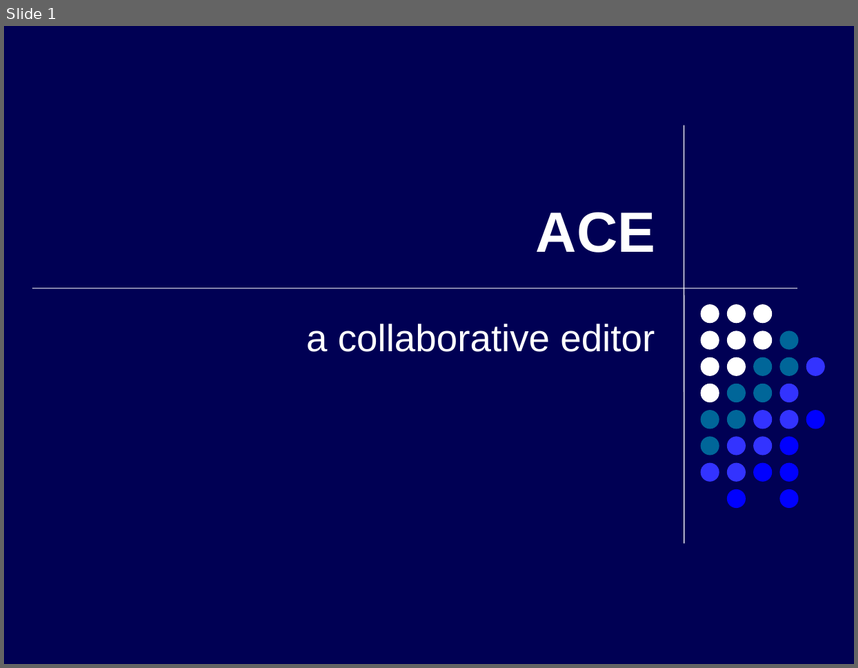
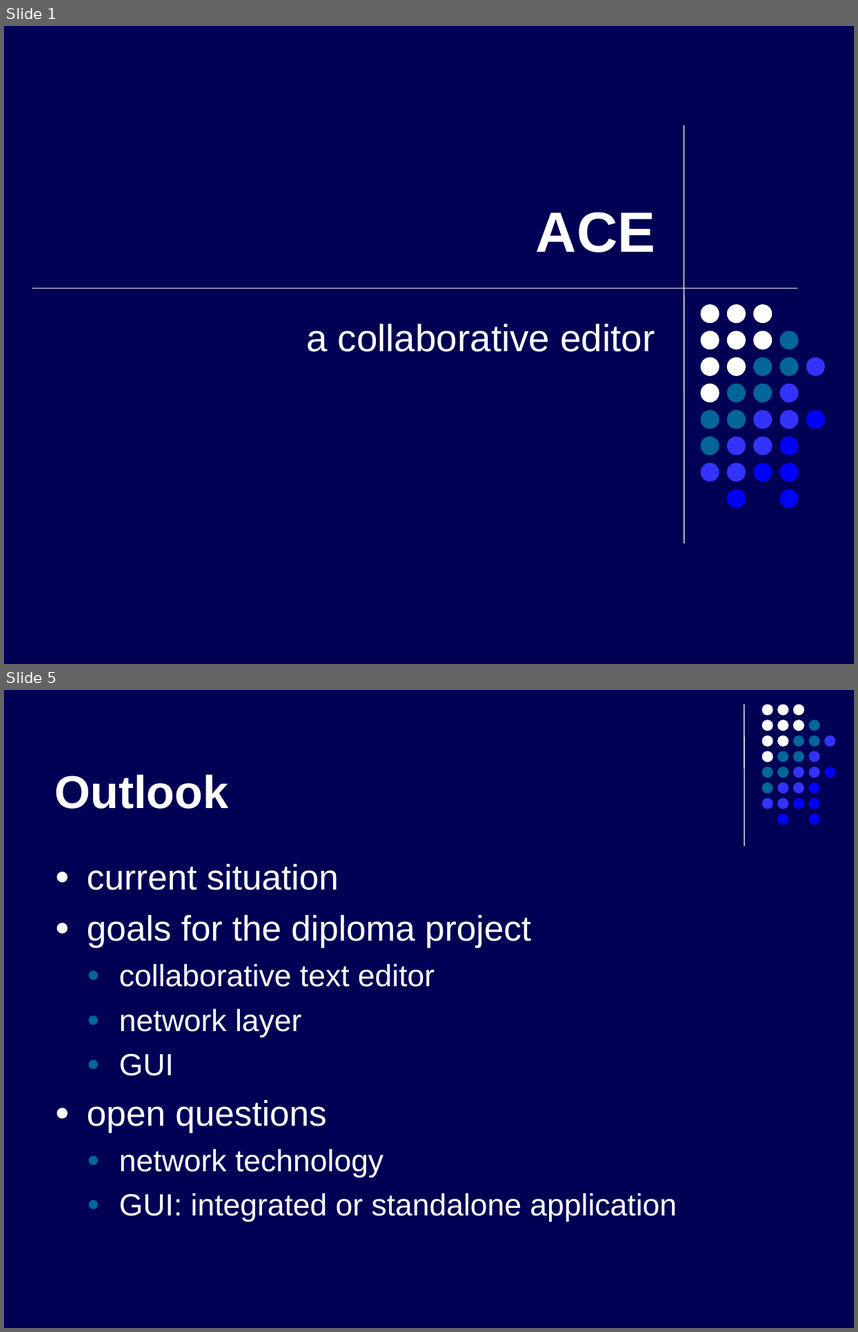
Before and after one commit to kyanha/ace, a slide deck: ace/trunk/doc/presentation/presentation.ppt. Shown one above the other, each under a label of ours: slide 1 before the commit, slides 1 and 5 after it; the slides between them are not shown. The pictures are 858x668 and 858x1332 pixels, drawn with LibreOffice and Linux fonts; fonts in the diff are those of the drawing. Boxes give left, top, right and bottom in pixels: in the first picture for what was removed or moved away, otherwise in the second. Text is boxed around its words. In the diff, an @@ line names an element or a change of style, - is before the commit and + after.

```diff
--- a/ace/trunk/doc/presentation/presentation.ppt
+++ b/ace/trunk/doc/presentation/presentation.ppt
@@ slide 5 added at [4, 690, 854, 1328], background #000054 @@
@@ line added from (744, 704) to (744, 845), #FFFFFF 0.74 pt @@
@@ title added at [55, 774, 229, 809], 39 pt, text #FFFFFF, bold @@
+Outlook
@@ group added at [762, 704, 835, 825]: 31 ellipses @@
@@ text added at [87, 863, 677, 1222], 26 pt, text #FFFFFF @@
+● current situation
+● goals for the diploma project
+  ● collaborative text editor
+  ● network layer
+  ● GUI
+● open questions
+  ● network technology
+  ● GUI: integrated or standalone application
```
Also in this commit, not shown: 3 other slides added, 1 slide removed.
